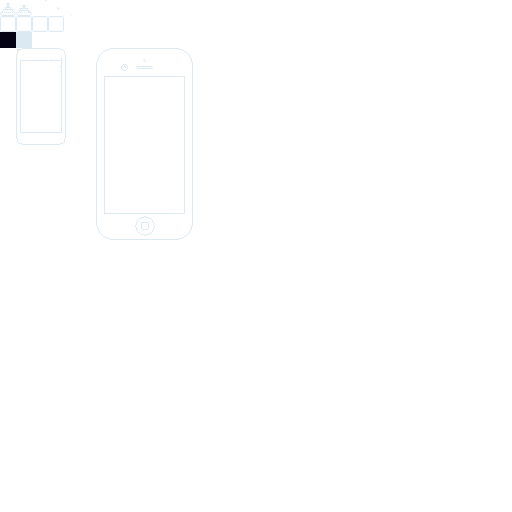
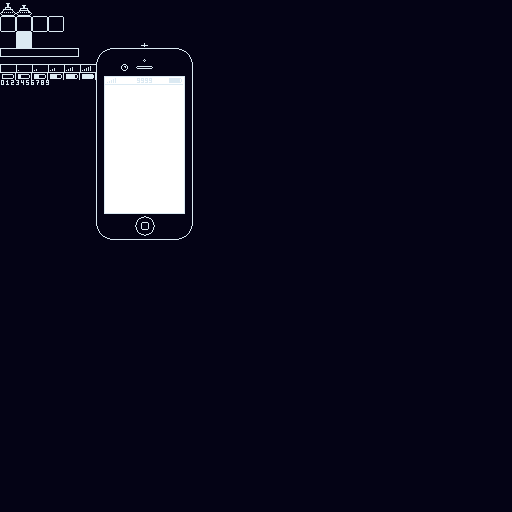
Layered file, before and after one edit (512x512). Changes by layer:
added layer "Layer 11" above "Solids" over [1, 80, 49, 85]
added layer "Bars" above "Battery" over [0, 64, 96, 72]
added layer "Battery" above "Layer 10" over [0, 72, 96, 80]
added layer "Layer 10" above "HUD" over [0, 48, 79, 57]
showed "HUD", painted on it over [105, 43, 183, 85]
showed "Layer 0 copy" over [0, 0, 512, 512]
hid "Layer 0" over [0, 0, 73, 512]
